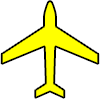
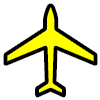
Comparing the layer stacks of the two 100px x 100px images. Changes:
painted on "Q" over [1, 1, 99, 98]
